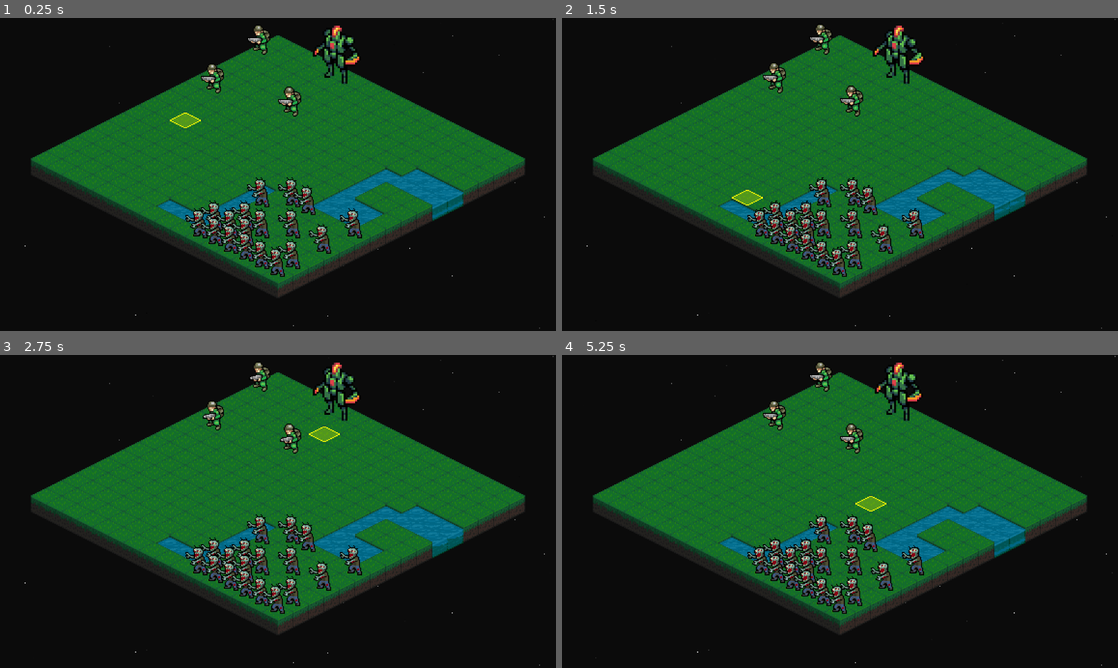
Above: before the commit, frames 1-4 (two rows, left to right).
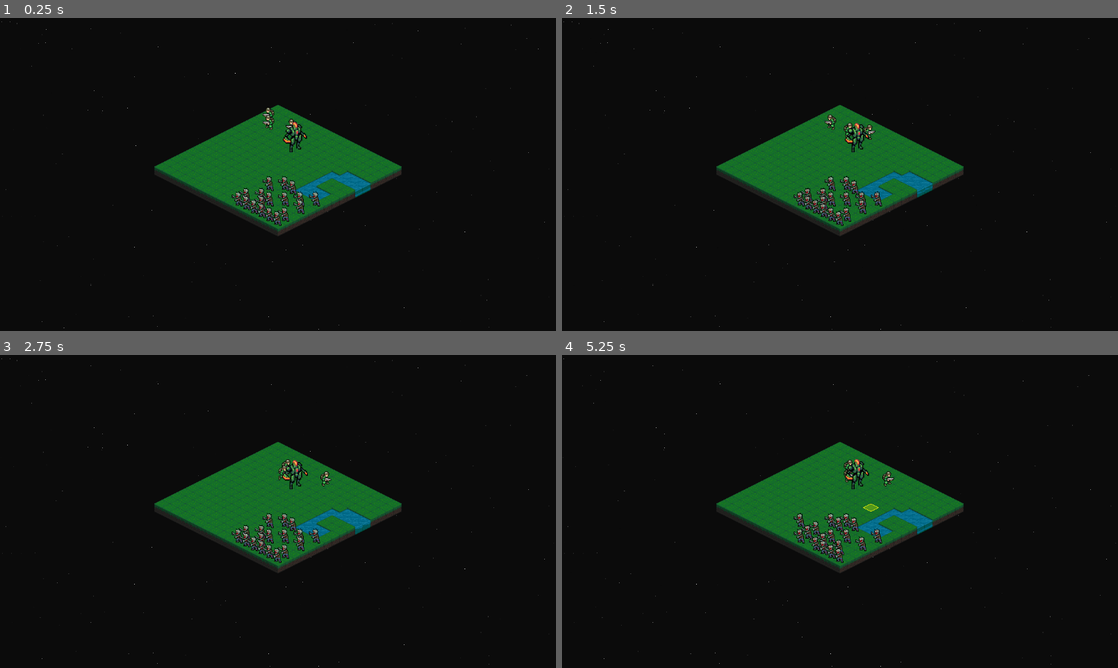
Above: after the commit, the same moments.

Repository: Tekknobot/MEKIII
Game: Godot game, scene res://scenes/Game.tscn
Two runs of this game, one before a commit and one after it. Both use one fixed random seed, a clock stepped at 60 frames per second and the inputs below.
Inputs (mouse positions are in pixels of both pictures, inside the frame that each line leads up to):
- Up to frame 1 (0.25 s): no input
- Up to frame 2 (1.5 s): move the mouse to (962, 158) at 0.52 s; click (962, 158) at 0.67 s; drag from (728, 190) to (812, 237) at 1.27 s
- Up to frame 3 (2.75 s): move the mouse to (333, 442) at 2.02 s; click (333, 442) at 2.17 s
- Up to frame 4 (5.25 s): drag from (812, 574) to (673, 464) at 2.77 s; move the mouse to (1006, 558) at 3.52 s; click (1006, 558) at 3.67 s; drag from (673, 464) to (756, 433) at 4.27 s; move the mouse to (867, 511) at 5.02 s; click (867, 511) at 5.17 s

The runs differ from the first frame. In frame 1, 31% of the frame differs, in the area x 0-100%, y 0-100%; in frame 2, 31%; in frame 3, 31%; in frame 4, 31%.

Commit message:
Pathfinding.

Diff:
--- a/scenes/Game.tscn
+++ b/scenes/Game.tscn
@@ -134,11 +134,13 @@
 
 [node name="Game" type="Node2D"]
 script = ExtResource("1_400sg")
+water_blobs = 2
 mech_count = 1
 zombie_count = 18
 human_scene = ExtResource("2_s0nni")
 mech_scene = ExtResource("3_aug50")
 zombie_scene = ExtResource("4_kyk2p")
+turn_manager = NodePath("TurnManager")
 
 [node name="StarryNight" parent="." instance=ExtResource("20_sv1m6")]
 
@@ -175,7 +177,6 @@
 [node name="Units" type="Node2D" parent="."]
 
 [node name="Camera2D" type="Camera2D" parent="."]
-zoom = Vector2(2, 2)
 script = ExtResource("8_400sg")
 map_width = 16
 map_height = 16
@@ -183,4 +184,3 @@
 [node name="TurnManager" type="Node2D" parent="."]
 script = ExtResource("19_45i86")
 map = NodePath("..")
-start_on_ready = false
--- a/scripts/game.gd
+++ b/scripts/game.gd
@@ -95,6 +95,10 @@
 # -----------------------
 @export var ally_spawn_size := Vector2i(6, 6)   # top-left area size
 @export var enemy_spawn_size := Vector2i(6, 6)  # bottom-right area size
+
+@export var turn_manager: NodePath
+var TM: TurnManager = null
+var is_player_mode := false
 
 func _rect_top_left(size: Vector2i) -> Rect2i:
 	return Rect2i(Vector2i(0, 0), size)
@@ -222,6 +226,8 @@
 	terrain.update_internals()
 	spawn_units()
 
+	if turn_manager != NodePath():
+		TM = get_node(turn_manager) as TurnManager
 
 func _process(_delta: float) -> void:
 	_update_hovered_cell()
@@ -763,6 +769,9 @@
 		draw_move_range_for_unit(attacker)
 		draw_attack_range_for_unit(attacker)
 
+	if is_player_mode and TM != null:
+		TM.notify_player_action_complete()
+
 	return true
 
 func _attack_distance(a: Unit, b: Unit) -> int:
@@ -857,6 +866,11 @@
 	if not _can_stand(u, dest):
 		return false
 
+	# ✅ Find a path (this is what gives you L-shape turns)
+	var path := find_path_origins(u, from_origin, dest, u.move_range)
+	if path.is_empty():
+		return false
+
 	# --- update grid occupancy immediately (LOGIC commits now) ---
 	for c in u.footprint_cells(from_origin):
 		if grid.is_occupied(c) and grid.occupied[c] == u:
@@ -868,38 +882,49 @@
 	u.grid_pos = dest
 	unit_origin[u] = dest
 
-	# --- smooth visual move ---
-	var target_pos := cell_to_world_for_unit(dest, u)
-
 	is_moving_unit = true
-	var from_pos := u.global_position
-
-	_set_facing_from_world_delta(u, from_pos, target_pos)
 	_play_anim(u, "move")
 
+	# If a previous tween exists, kill it
 	if move_tween != null and move_tween.is_valid():
 		move_tween.kill()
 
-	move_tween = create_tween()
-	move_tween.set_trans(Tween.TRANS_SINE)
-	move_tween.set_ease(Tween.EASE_IN_OUT)
-
-	# tune this: either constant duration, or scale by distance
-	var duration := 0.8
-	move_tween.tween_property(u, "global_position", target_pos, duration)
-
-	await move_tween.finished
-
-	u.global_position = target_pos
+	# Move step-by-step so you can see turns
+	# path includes start, so skip index 0
+	for i in range(1, path.size()):
+		var step_origin := path[i]
+		var step_pos := cell_to_world_for_unit(step_origin, u)
+
+		var from_pos := u.global_position
+		_set_facing_from_world_delta(u, from_pos, step_pos)
+
+		move_tween = create_tween()
+		move_tween.set_trans(Tween.TRANS_SINE)
+		move_tween.set_ease(Tween.EASE_IN_OUT)
+
+		# Per-step duration (tweak this)
+		var step_duration := 0.18
+		move_tween.tween_property(u, "global_position", step_pos, step_duration)
+
+		await move_tween.finished
+
+		# keep layering correct mid-walk (optional but helps in iso)
+		u.update_layering()
+
+	# Ensure final is exact
+	u.global_position = cell_to_world_for_unit(dest, u)
 	u.update_layering()
 
 	_play_idle(u)
 	is_moving_unit = false
 
-	# refresh overlays AFTER arrival so they match the final spot
+	# refresh overlays AFTER arrival
 	draw_unit_hover(u)
 	draw_move_range_for_unit(u)
 	draw_attack_range_for_unit(u)
+
+	if is_player_mode and TM != null:
+		TM.notify_player_action_complete()
 
 	return true
 
@@ -1095,7 +1120,12 @@
 	if not _can_stand(u, dest):
 		return
 
-	# update occupancy
+	# ✅ PATH: use the same BFS path
+	var path := find_path_origins(u, from_origin, dest, u.move_range)
+	if path.is_empty():
+		return
+
+	# LOGIC commit to final destination immediately
 	for c in u.footprint_cells(from_origin):
 		if grid.is_occupied(c) and grid.occupied[c] == u:
 			grid.occupied.erase(c)
@@ -1106,26 +1136,184 @@
 	u.grid_pos = dest
 	unit_origin[u] = dest
 
-	# animate
-	var target_pos := cell_to_world_for_unit(dest, u)
+	# VISUAL: follow the path (shows corners)
+	await move_unit_along_path(u, path, 0.18)
+
+func find_path_origins(u: Unit, start: Vector2i, goal: Vector2i, max_cost: int) -> Array[Vector2i]:
+	# Returns a list of origins INCLUDING start and goal.
+	# If no path, returns [].
+
+	if u == null:
+		return []
+
+	# Big units: force aligned origins
+	if _is_big_unit(u):
+		start = snap_origin_for_unit(start, u)
+		goal = snap_origin_for_unit(goal, u)
+
+	if start == goal:
+		return [start]
+
+	# Standard BFS (uniform cost) within max_cost
+	var came_from := {}      # Dictionary: Vector2i -> Vector2i
+	var dist := {}           # Dictionary: Vector2i -> int
+	var q: Array[Vector2i] = []
+
+	# start must be standable
+	if not _can_stand(u, start):
+		return []
+	# goal must be standable too
+	if not _can_stand(u, goal):
+		return []
+
+	dist[start] = 0
+	q.append(start)
+
+	while not q.is_empty():
+		var cur = q.pop_front()
+		var cur_d: int = dist[cur]
+
+		if cur == goal:
+			break
+
+		if cur_d >= max_cost:
+			continue
+
+		for nb in _neighbors4_for_unit(cur, u):
+			var nd := cur_d + 1
+			if nd > max_cost:
+				continue
+
+			if _is_big_unit(u):
+				nb = snap_origin_for_unit(nb, u)
+
+			if dist.has(nb):
+				continue
+
+			if not _can_stand(u, nb):
+				continue
+
+			dist[nb] = nd
+			came_from[nb] = cur
+			q.append(nb)
+
+	if not dist.has(goal):
+		return []
+
+	# Reconstruct path
+	var path: Array[Vector2i] = []
+	var cur := goal
+	path.append(cur)
+	while cur != start:
+		cur = came_from[cur]
+		path.append(cur)
+	path.reverse()
+	return path
+
+func move_unit_along_path(u: Unit, path: Array[Vector2i], step_duration := 0.18) -> void:
+	if u == null or path.is_empty():
+		return
+	if is_moving_unit or is_attacking_unit:
+		return
+	if not is_instance_valid(u):
+		return
+
 	is_moving_unit = true
-
-	var from_pos := u.global_position
-	_set_facing_from_world_delta(u, from_pos, target_pos)
 	_play_anim(u, "move")
 
+	# kill any previous tween
 	if move_tween != null and move_tween.is_valid():
 		move_tween.kill()
 
-	move_tween = create_tween()
-	move_tween.set_trans(Tween.TRANS_SINE)
-	move_tween.set_ease(Tween.EASE_IN_OUT)
-	move_tween.tween_property(u, "global_position", target_pos, 0.6)
-
-	await move_tween.finished
-
-	u.global_position = target_pos
+	# path includes start, so skip 0
+	for i in range(1, path.size()):
+		var step_origin := path[i]
+		var step_pos := cell_to_world_for_unit(step_origin, u)
+
+		var from_pos := u.global_position
+		_set_facing_from_world_delta(u, from_pos, step_pos)
+
+		move_tween = create_tween()
+		move_tween.set_trans(Tween.TRANS_SINE)
+		move_tween.set_ease(Tween.EASE_IN_OUT)
+		move_tween.tween_property(u, "global_position", step_pos, step_duration)
+
+		await move_tween.finished
+		u.update_layering()
+
+	# snap exact
+	u.global_position = cell_to_world_for_unit(path[path.size() - 1], u)
 	u.update_layering()
 	_play_idle(u)
 
 	is_moving_unit = false
+
+func best_reachable_toward_enemy(u: Unit, enemy: Unit) -> Vector2i:
+	# Choose a reachable origin (within move_range) that minimizes distance to enemy footprint.
+	var start := get_unit_origin(u)
+	if _is_big_unit(u):
+		start = snap_origin_for_unit(start, u)
+
+	var reachable := compute_reachable_origins(u, start, u.move_range)
+	if reachable.is_empty():
+		return start
+
+	var best := start
+	var best_d := 999999
+
+	for r in reachable:
+		# Skip illegal stand tiles (reachable should already be standable, but keep safe)
+		if not _can_stand(u, r):
+			continue
+
+		# Measure distance from this hypothetical origin to enemy footprint
+		var d := _attack_distance_from_origin(u, r, enemy)
+		if d < best_d:
+			best_d = d
+			best = r
+
+	return best
+
+
+func _attack_distance_from_origin(a: Unit, a_origin: Vector2i, b: Unit) -> int:
+	var bo := get_unit_origin(b)
+	var a_cells := a.footprint_cells(a_origin)
+	var b_cells := b.footprint_cells(bo)
+
+	var best := 999999
+	for ca in a_cells:
+		for cb in b_cells:
+			var d = abs(ca.x - cb.x) + abs(ca.y - cb.y)
+			if d < best:
+				best = d
+	return best
+
+func ai_take_turn(u: Unit) -> void:
+	if u == null or not is_instance_valid(u):
+		return
+	if is_moving_unit or is_attacking_unit:
+		return
+
+	var enemy := nearest_enemy(u)
+	if enemy == null:
+		return
+
+	# 1) Attack if already in range
+	if _attack_distance(u, enemy) <= u.attack_range:
+		await perform_attack(u, enemy)
+		return
+
+	# 2) Otherwise move toward the enemy using pathfinding
+	var goal := best_reachable_toward_enemy(u, enemy)
+	if goal == get_unit_origin(u):
+		return
+
+	await perform_move(u, goal)
+
+	# 3) After moving, try attack again (common tactics-game feel)
+	if enemy != null and is_instance_valid(enemy):
+		if _attack_distance(u, enemy) <= u.attack_range:
+			await perform_attack(u, enemy)
+
+func set_player_mode(enabled: bool) -> void:
+	is_player_mode = enabled
--- a/scripts/human.gd
+++ b/scripts/human.gd
@@ -3,6 +3,6 @@
 
 func _ready() -> void:
 	footprint_size = Vector2i(1, 1)
-	move_range = 3
-	attack_range = 4
+	move_range = 4
+	attack_range = 5
 	attack_repeats = 3
--- a/scripts/turnmanager.gd
+++ b/scripts/turnmanager.gd
@@ -1,11 +1,18 @@
 extends Node
 class_name TurnManager
 
-@export var map: NodePath # drag your Map node here in inspector
+@export var map: NodePath              # drag Map node
 @export var start_on_ready := true
 @export var think_delay := 0.15
 
+enum Mode { AUTO_BATTLE, ONE_PLAYER }
+@export var mode: Mode = Mode.AUTO_BATTLE
+
 var M
+
+# For ONE_PLAYER mode
+var current_side := Unit.Team.ALLY
+var waiting_for_player_action := false
 
 func _ready() -> void:
 	M = get_node(map)
@@ -14,38 +21,87 @@
 		start_battle()
 
 func start_battle() -> void:
-	_run_battle()
+	match mode:
+		Mode.AUTO_BATTLE:
+			_battle_loop_auto()
+		Mode.ONE_PLAYER:
+			_one_player_loop()
 
-func _run_battle() -> void:
-	# Fire-and-forget coroutine style
-	_battle_loop()
-
-func _battle_loop() -> void:
+# ----------------------------
+# AUTO BATTLE (your existing)
+# ----------------------------
+func _battle_loop_auto() -> void:
 	while true:
-		# win/lose check
-		var allies = M.get_units(Unit.Team.ALLY)
-		var enemies = M.get_units(Unit.Team.ENEMY)
-
-		if allies.is_empty():
-			print("ZOMBIES WIN")
-			return
-		if enemies.is_empty():
-			print("ALLIES WIN")
+		if _check_end():
 			return
 
-		# ALLY TURN
+		var allies = M.get_units(Unit.Team.ALLY)
 		for u in allies:
 			if not is_instance_valid(u): continue
 			await _unit_take_ai_turn(u)
 			await get_tree().create_timer(think_delay).timeout
 
-		# ENEMY TURN
-		enemies = M.get_units(Unit.Team.ENEMY) # refresh
+		var enemies = M.get_units(Unit.Team.ENEMY)
 		for u in enemies:
 			if not is_instance_valid(u): continue
 			await _unit_take_ai_turn(u)
 			await get_tree().create_timer(think_delay).timeout
 
+# ----------------------------
+# ONE PLAYER (player = ALLY, AI = ENEMY)
+# ----------------------------
+func _one_player_loop() -> void:
+	# Player starts
+	current_side = Unit.Team.ALLY
+	waiting_for_player_action = true
+
+	# Optional: tell Map to enter player-control mode (prevents ally AI moves)
+	if M.has_method("set_player_mode"):
+		M.set_player_mode(true)
+
+	while true:
+		if _check_end():
+			return
+
+		# PLAYER PHASE: wait until player performs ONE action
+		if current_side == Unit.Team.ALLY:
+			waiting_for_player_action = true
+			await _wait_for_player_action()
+			current_side = Unit.Team.ENEMY
+
+		# ENEMY PHASE: AI moves all zombies
+		if current_side == Unit.Team.ENEMY:
+			var enemies = M.get_units(Unit.Team.ENEMY)
+			for u in enemies:
+				if not is_instance_valid(u): continue
+				await _unit_take_ai_turn(u)
+				await get_tree().create_timer(think_delay).timeout
+
+			current_side = Unit.Team.ALLY
+
+func notify_player_action_complete() -> void:
+	# Map calls this after the player successfully moves OR attacks.
+	waiting_for_player_action = false
+
+func _wait_for_player_action() -> void:
+	# Simple wait loop
+	while waiting_for_player_action:
+		await get_tree().process_frame
+
+# ----------------------------
+# Shared helpers
+# ----------------------------
+func _check_end() -> bool:
+	var allies = M.get_units(Unit.Team.ALLY)
+	var enemies = M.get_units(Unit.Team.ENEMY)
+
+	if allies.is_empty():
+		print("ZOMBIES WIN")
+		return true
+	if enemies.is_empty():
+		print("ALLIES WIN")
+		return true
+	return false
 
 func _unit_take_ai_turn(u: Unit) -> void:
 	var target: Unit = M.nearest_enemy(u)
@@ -57,7 +113,7 @@
 		await M.perform_attack(u, target)
 		return
 
-	# 2) Otherwise move toward target
+	# 2) Otherwise move toward target (your current logic)
 	var start = M.get_unit_origin(u)
 	if M._is_big_unit(u):
 		start = M.snap_origin_for_unit(start, u)
@@ -81,11 +137,9 @@
 	if best != start:
 		await M.perform_move(u, best)
 
-	# 3) IMPORTANT: After moving, check range again and attack
-	if not is_instance_valid(u):
-		return
-	if not is_instance_valid(target):
-		return
+	# 3) After moving, try attack
+	if not is_instance_valid(u): return
+	if not is_instance_valid(target): return
 
 	if M._attack_distance(u, target) <= u.attack_range:
 		await M.perform_attack(u, target)
Not shown: 1 places in scenes/Game.tscn that only renumber resources
